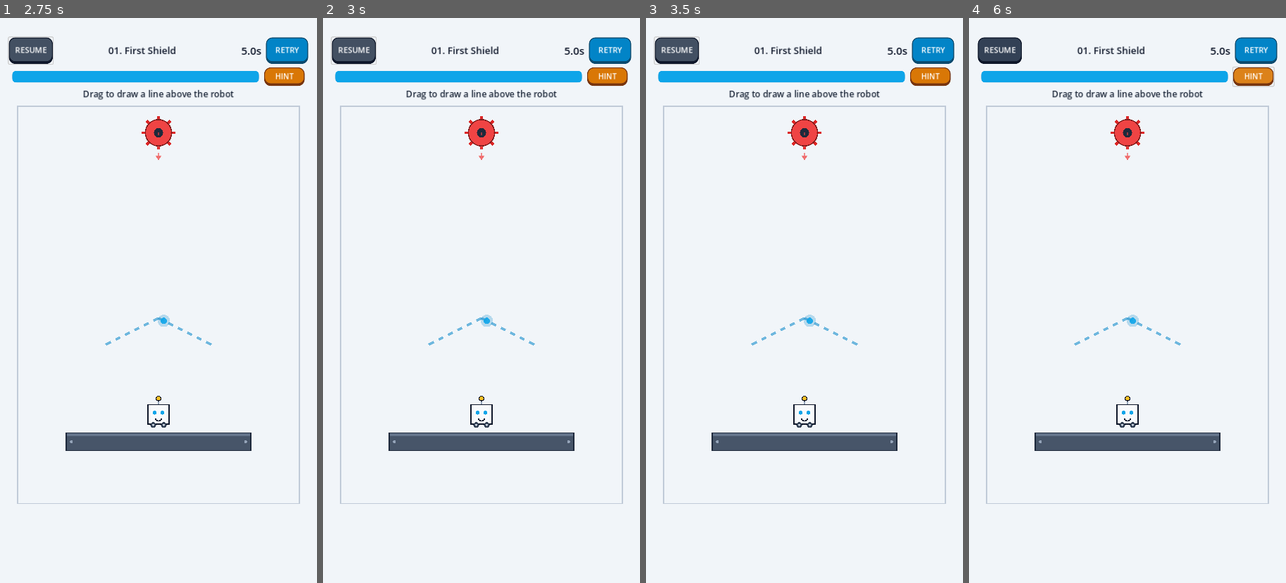
Above: before the commit, frames 1-4 (left to right).
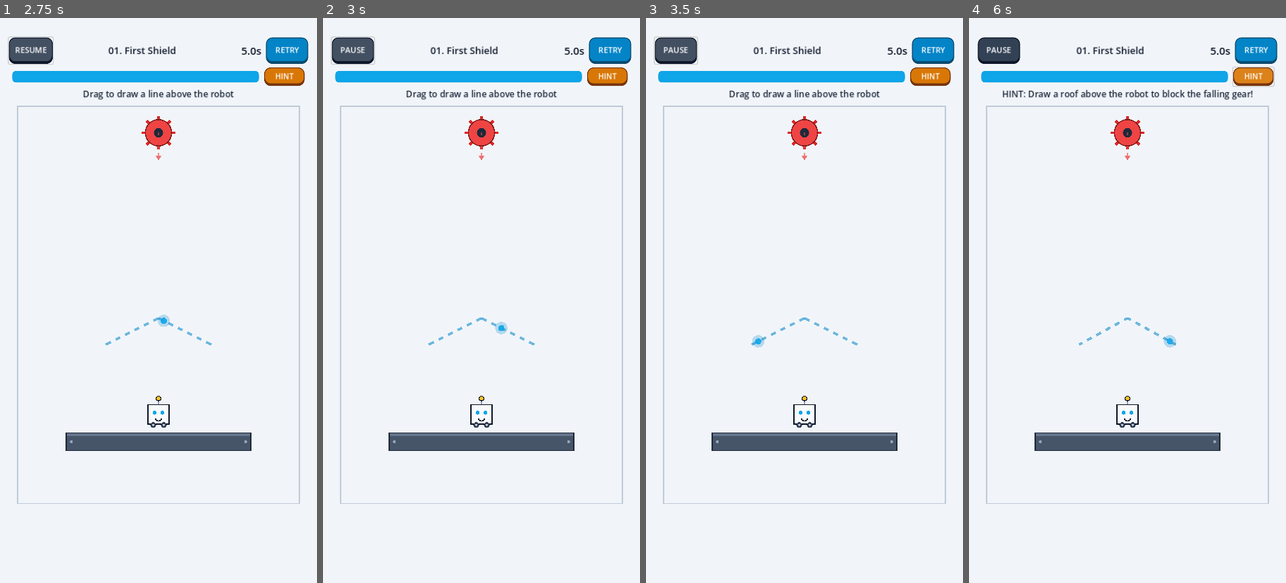
Above: after the commit, the same moments.

Repository: luongvanhungnet/tiny-robot-rescue
Game: Godot game, scene res://scenes/home.tscn
Two runs of this game, one before a commit and one after it. Both use one fixed random seed, a clock stepped at 60 frames per second and the inputs below.
Inputs (mouse positions are in pixels of both pictures, inside the frame that each line leads up to):
- Up to frame 1 (2.75 s): click "PLAY LEVEL 1" at 0.5 s; click "PLAY LEVEL 1" at 1.25 s; click "PAUSE" at 2 s
- Up to frame 2 (3 s): click (354, 51) at 2.75 s, where only the run after the commit has a clickable "RESUME"
- Up to frame 3 (3.5 s): no input
- Up to frame 4 (6 s): click (1257, 51) at 3.5 s, where only the run after the commit has a clickable "RETRY"; click (1257, 51) at 4.25 s, where only the run after the commit has a clickable "RETRY"; click (1257, 51) at 5 s, where only the run after the commit has a clickable "RETRY"; click (1254, 74) at 5.75 s, where only the run after the commit has a clickable "HINT"

Frame 1 is identical in both runs. In frame 2, 0.4% of the frame differs, in the area x 4-59%, y 3-56%; in frame 3, 0.4%; in frame 4, 1.1%, in the area x 4-90%, y 3-59%.

Commit message:
Enable CI on gemini branch, keep HUD interactive when paused, and deduplicate Android touch/mouse input

Diff:
--- a/scenes/gameplay.tscn
+++ b/scenes/gameplay.tscn
@@ -61,6 +61,7 @@
 script = ExtResource("2_draw")
 
 [node name="HUD" type="CanvasLayer" parent="."]
+process_mode = 3
 
 [node name="TopBar" type="HBoxContainer" parent="HUD"]
 anchors_preset = 10
--- a/scripts/draw_controller.gd
+++ b/scripts/draw_controller.gd
@@ -27,9 +27,14 @@
 var drawing_enabled: bool = false:
 	set(v):
 		drawing_enabled = v
+		if not drawing_enabled:
+			_active_touch_index = -1
+			_active_mouse = false
 		queue_redraw()
 
 var _is_drawing: bool = false
+var _active_touch_index: int = -1
+var _active_mouse: bool = false
 var _points: PackedVector2Array = PackedVector2Array()
 var _current_length: float = 0.0
 var _preview_outline: Line2D
@@ -57,6 +62,10 @@
 	_preview_line.antialiased = true
 	add_child(_preview_line)
 
+func _notification(what: int) -> void:
+	if what == NOTIFICATION_WM_WINDOW_FOCUS_OUT or what == NOTIFICATION_APPLICATION_PAUSED:
+		cancel_active_stroke()
+
 func _process(delta: float) -> void:
 	var needs_redraw := false
 	if (show_tutorial_guide or show_hint_guide) and drawing_enabled and not _is_drawing:
@@ -70,6 +79,8 @@
 
 func reset_stroke() -> void:
 	_is_drawing = false
+	_active_touch_index = -1
+	_active_mouse = false
 	_points = PackedVector2Array()
 	_current_length = 0.0
 	if _preview_outline != null:
@@ -80,23 +91,50 @@
 	stroke_updated.emit(0.0, max_stroke_length)
 	queue_redraw()
 
+func cancel_active_stroke() -> void:
+	if _is_drawing or _active_touch_index != -1 or _active_mouse:
+		reset_stroke()
+
 func _unhandled_input(event: InputEvent) -> void:
 	if not drawing_enabled:
 		return
 	if event is InputEventScreenTouch:
-		if event.pressed:
-			_begin_stroke(event.position)
-		elif _is_drawing:
-			_end_stroke()
-	elif event is InputEventScreenDrag and _is_drawing:
-		_extend_stroke(event.position)
-	elif event is InputEventMouseButton and event.button_index == MOUSE_BUTTON_LEFT:
-		if event.pressed:
-			_begin_stroke(event.position)
-		elif _is_drawing:
-			_end_stroke()
-	elif event is InputEventMouseMotion and _is_drawing:
-		_extend_stroke(event.position)
+		var touch_evt: InputEventScreenTouch = event as InputEventScreenTouch
+		if touch_evt.pressed:
+			if not _is_drawing and _active_touch_index == -1 and not _active_mouse:
+				_active_touch_index = touch_evt.index
+				_begin_stroke(touch_evt.position)
+				if not _is_drawing:
+					_active_touch_index = -1
+		elif touch_evt.index == _active_touch_index:
+			_active_touch_index = -1
+			if _is_drawing:
+				if touch_evt.canceled:
+					reset_stroke()
+					stroke_rejected.emit("canceled")
+				else:
+					_end_stroke()
+	elif event is InputEventScreenDrag:
+		var drag_evt: InputEventScreenDrag = event as InputEventScreenDrag
+		if _is_drawing and drag_evt.index == _active_touch_index:
+			_extend_stroke(drag_evt.position)
+	elif event is InputEventMouseButton:
+		var mb_evt: InputEventMouseButton = event as InputEventMouseButton
+		if mb_evt.button_index == MOUSE_BUTTON_LEFT and _active_touch_index == -1:
+			if mb_evt.pressed:
+				if not _is_drawing and not _active_mouse:
+					_active_mouse = true
+					_begin_stroke(mb_evt.position)
+					if not _is_drawing:
+						_active_mouse = false
+			elif _active_mouse:
+				_active_mouse = false
+				if _is_drawing:
+					_end_stroke()
+	elif event is InputEventMouseMotion:
+		var mm_evt: InputEventMouseMotion = event as InputEventMouseMotion
+		if _is_drawing and _active_mouse and _active_touch_index == -1:
+			_extend_stroke(mm_evt.position)
 
 func _begin_stroke(pos: Vector2) -> void:
 	var reason := get_invalid_reason(pos)
@@ -154,15 +192,19 @@
 
 func _end_stroke() -> void:
 	_is_drawing = false
+	_active_touch_index = -1
+	_active_mouse = false
 	queue_redraw()
 	if _current_length < MIN_STROKE_LENGTH or _points.size() < 2:
 		reset_stroke()
 		stroke_rejected.emit("too_short")
 		return
-	var final_points := _points.duplicate()
-	var final_len := _current_length
-	_preview_outline.points = PackedVector2Array()
-	_preview_line.points = PackedVector2Array()
+	var final_points: PackedVector2Array = _points.duplicate()
+	var final_len: float = _current_length
+	if _preview_outline != null:
+		_preview_outline.points = PackedVector2Array()
+	if _preview_line != null:
+		_preview_line.points = PackedVector2Array()
 	stroke_completed.emit(final_points, final_len)
 
 func _is_in_draw_zones(pos: Vector2) -> bool:
--- a/scripts/gameplay.gd
+++ b/scripts/gameplay.gd
@@ -616,6 +616,11 @@
 
 func _toggle_pause() -> void:
 	is_paused = not is_paused
+	if is_paused:
+		draw_controller.cancel_active_stroke()
+		if state == ObjectiveEvaluator.State.DRAWING:
+			state = ObjectiveEvaluator.State.READY
+			telegraph_layer.queue_redraw()
 	get_tree().paused = is_paused
 	pause_btn.text = "RESUME" if is_paused else "PAUSE"
 
--- a/tests/test_runner.gd
+++ b/tests/test_runner.gd
@@ -42,6 +42,13 @@
 		_assert(ResourceLoader.exists(path), "Scene exists: " + path)
 	var robot_res: Resource = ResourceLoader.load("res://scenes/entities/robot.tscn")
 	_assert(robot_res != null, "Entity scene loads cleanly: res://scenes/entities/robot.tscn")
+	var gp_scene: PackedScene = ResourceLoader.load("res://scenes/gameplay.tscn") as PackedScene
+	_assert(gp_scene != null, "Gameplay scene loads as PackedScene")
+	if gp_scene != null:
+		var gp_inst: Node = gp_scene.instantiate()
+		var hud_node: Node = gp_inst.get_node_or_null("HUD")
+		_assert(hud_node != null and hud_node.process_mode == Node.PROCESS_MODE_ALWAYS, "Gameplay HUD stays interactive when tree is paused")
+		gp_inst.free()
 
 func _test_stroke_builder() -> void:
 	var empty_body: StaticBody2D = StrokePhysicsBuilder.build_stroke_body(PackedVector2Array())
@@ -73,6 +80,57 @@
 	_assert(not dc.is_segment_valid(Vector2(280, 900), Vector2(440, 900)), "Segment cutting across robot is rejected")
 	_assert(not dc.is_segment_valid(Vector2(200, 500), Vector2(200, 620)), "Segment cutting across forbidden zone is rejected")
 	_assert(dc.is_segment_valid(Vector2(200, 700), Vector2(500, 700)), "Valid bridge/roof segment is accepted")
+
+	# Test single-finger touch + emulated mouse deduplication + cancel handling
+	dc.drawing_enabled = true
+	var counts: Dictionary = {"started": 0, "completed": 0, "rejected": ""}
+	dc.stroke_started.connect(func(): counts["started"] = int(counts["started"]) + 1)
+	dc.stroke_completed.connect(func(_pts: PackedVector2Array, _len: float): counts["completed"] = int(counts["completed"]) + 1)
+	dc.stroke_rejected.connect(func(r: String): counts["rejected"] = r)
+
+	var t_down: InputEventScreenTouch = InputEventScreenTouch.new()
+	t_down.index = 0
+	t_down.pressed = true
+	t_down.position = Vector2(180, 700)
+	dc._unhandled_input(t_down)
+
+	var mb_dup: InputEventMouseButton = InputEventMouseButton.new()
+	mb_dup.button_index = MOUSE_BUTTON_LEFT
+	mb_dup.pressed = true
+	mb_dup.position = Vector2(180, 700)
+	dc._unhandled_input(mb_dup)
+	_assert(int(counts["started"]) == 1, "Emulated mouse press does not double-start active touch stroke")
+
+	var t_drag: InputEventScreenDrag = InputEventScreenDrag.new()
+	t_drag.index = 0
+	t_drag.position = Vector2(300, 700)
+	dc._unhandled_input(t_drag)
+
+	var t2_up: InputEventScreenTouch = InputEventScreenTouch.new()
+	t2_up.index = 1
+	t2_up.pressed = false
+	t2_up.position = Vector2(400, 700)
+	dc._unhandled_input(t2_up)
+	_assert(int(counts["completed"]) == 0, "Secondary multi-touch lift does not end active stroke")
+
+	var t_up: InputEventScreenTouch = InputEventScreenTouch.new()
+	t_up.index = 0
+	t_up.pressed = false
+	t_up.position = Vector2(300, 700)
+	dc._unhandled_input(t_up)
+	_assert(int(counts["completed"]) == 1, "Primary touch lift completes stroke once")
+
+	# Canceled touch does not complete stroke
+	dc._unhandled_input(t_down)
+	dc._unhandled_input(t_drag)
+	var t_cancel: InputEventScreenTouch = InputEventScreenTouch.new()
+	t_cancel.index = 0
+	t_cancel.pressed = false
+	t_cancel.canceled = true
+	t_cancel.position = Vector2(300, 700)
+	dc._unhandled_input(t_cancel)
+	_assert(int(counts["completed"]) == 1 and str(counts["rejected"]) == "canceled", "Canceled touch resets stroke without completing")
+
 	dc.free()
 
 func _test_robot_controller() -> void:
